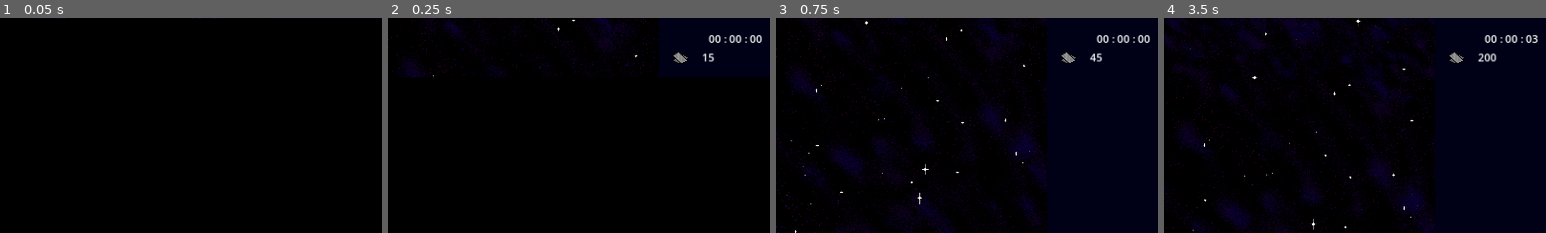
Above: before the commit, frames 1-4 (left to right).
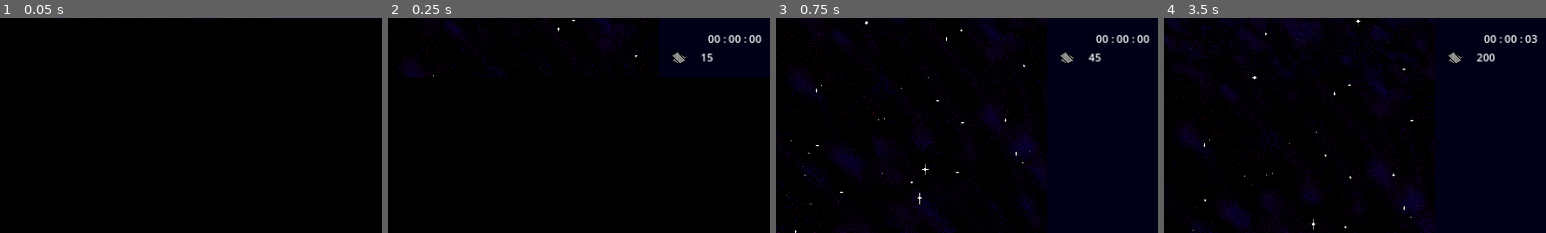
Above: after the commit, the same moments.

Repository: KHmamoune/Re-Invaded
Game: Godot game, scene res://Scenes/game.tscn
The game is run twice, just before and just after one commit, with the same random seed, the same clock (stepped at 60 frames per second) and the same inputs. This scene is started directly instead of the project's main scene.
Inputs (mouse positions are % of the whole screen's width and height, from its top left):
- Up to frame 1 (0.05 s): no input
- Up to frame 2 (0.25 s): no input
- Up to frame 3 (0.75 s): tap Enter at 0.5 s; drag from (10, 8) to (50, 91) at 0.52 s
- Up to frame 4 (3.5 s): drag from (21, 8) to (50, 91) at 1.27 s; move the mouse to (31, 8) at 2.02 s; hold Right (move_right) 2.03-2.75 s; tap Space (shuffle) at 2.1 s; click (31, 8) at 2.17 s; tap Z (shoot1) at 2.3 s; drag from (42, 8) to (10, 8) at 2.77 s
The pictures show only the part of the screen within x 44-94%, y 0-50%; the shares and areas given below are measured in that part.

Frame 1 is identical in both runs. In frame 2, 0.5% of the frame differs, in the area x 74-98%, y 8-21%; in frame 3, 0.5%; in frame 4, 0.6%.

Commit message:
added modifier (relics) class

Diff:
--- /dev/null
+++ b/Modifier.gd
@@ -0,0 +1,18 @@
+extends Control
+
+
+@onready var new_modifier: Modifiers.Modifier
+
+
+func show_details() -> void:
+	$DescriptionContainer.visible = true
+
+
+func hide_details() -> void:
+	$DescriptionContainer.visible = false
+
+
+func update(modifier: Modifiers.Modifier) -> void:
+	new_modifier = modifier
+	$TextureRect.texture = load(new_modifier.modifier_sprite)
+	$DescriptionContainer/Label.text = new_modifier.modifier_description
--- a/Scenes/game.gd
+++ b/Scenes/game.gd
@@ -7,6 +7,7 @@
 @onready var energy_label: Node = $PlayerUI/UI/MarginContainer/MarginContainer/VBoxContainer/Energy/Label
 @onready var health_label: Node = $PlayerUI/UI/MarginContainer/MarginContainer/VBoxContainer/HBoxContainer/HpValue
 @onready var deck_ui: Node = $PlayerUI/UI/MarginContainer/MarginContainer2/DeckUI
+@onready var modifier_ui: Node = $PlayerUI/UI/MarginContainer2/MarginContainer/VBoxContainer/Modifiers_ui
 @onready var flash_effect: Node = $Flash/FlashEffect
 
 @onready var victory_screen: PackedScene = preload("res://Scenes/victory_screen.tscn")
@@ -37,6 +38,9 @@
 			player.get_node("Sprite2D").texture = preload("res://Images/Characters/code_blue.png")
 			for card: Card.CardStats in gv.blue_cards:
 				gv.cards.append(card)
+			player.add_modifier(gv.blue_modifier1)
+			player.add_modifier(gv.blue_modifier2)
+			player.add_modifier(gv.blue_modifier3)
 		"orange":
 			player.get_node("Sprite2D").texture = preload("res://Images/Characters/code_orange.png")
 			for card: Card.CardStats in gv.orange_cards:
@@ -105,6 +109,7 @@
 	deck_ui.deck = player.deck
 	deck_ui.current_hand = player.current_hand
 	deck_ui.update_deck()
+	modifier_ui.update(player.modifiers)
 
 
 func _on_player_freeze() -> void:
@@ -195,7 +200,7 @@
 
 
 func _on_bought_card(card: Node, price: int) -> void:
-	if price < scrap_count:
+	if price <= scrap_count:
 		player.full_deck.append(card.new_card)
 		update_scrap(price, "decrement")
 		card.get_node("../").queue_free()
@@ -369,3 +374,6 @@
 	for en in get_tree().get_nodes_in_group("enemy"):
 		en.start()
 	player.state = state
+
+	for modifier: Modifiers.Modifier in player.modifiers["combat_start"]:
+		modifier.play(player)
--- /dev/null
+++ b/Scenes/modifier.tscn
@@ -0,0 +1,38 @@
+[gd_scene load_steps=4 format=3 uid="uid://dsolvcsh3ycok"]
+
+[ext_resource type="Script" path="res://Modifier.gd" id="1_emyy7"]
+[ext_resource type="Texture2D" uid="uid://chl5humsx53o1" path="res://Images/Icons/battle.png" id="2_k5a1t"]
+
+[sub_resource type="StyleBoxFlat" id="StyleBoxFlat_l1bd6"]
+bg_color = Color(0.6, 0.6, 0.6, 0.529412)
+
+[node name="Modifier" type="Control"]
+layout_mode = 3
+anchors_preset = 0
+pivot_offset = Vector2(20, 20)
+size_flags_horizontal = 4
+size_flags_vertical = 4
+script = ExtResource("1_emyy7")
+
+[node name="TextureRect" type="TextureRect" parent="."]
+layout_mode = 0
+offset_right = 40.0
+offset_bottom = 40.0
+texture = ExtResource("2_k5a1t")
+expand_mode = 1
+
+[node name="DescriptionContainer" type="PanelContainer" parent="."]
+visible = false
+layout_mode = 0
+offset_left = -227.0
+offset_top = 43.0
+offset_right = 43.0
+offset_bottom = 66.0
+theme_override_styles/panel = SubResource("StyleBoxFlat_l1bd6")
+
+[node name="Label" type="Label" parent="DescriptionContainer"]
+custom_minimum_size = Vector2(270, 0)
+layout_mode = 2
+size_flags_vertical = 0
+text = "Description"
+autowrap_mode = 2
--- /dev/null
+++ b/Scenes/modifiers_ui.gd
@@ -0,0 +1,12 @@
+extends Control
+
+
+func update(modifiers: Dictionary) -> void:
+	for child in $GridContainer.get_children():
+		$GridContainer.remove_child(child)
+
+	for key: String in modifiers.keys():
+		for modifier: Modifiers.Modifier in modifiers[key]:
+			var modifier_ui: Node = preload("res://Scenes/modifier.tscn").instantiate()
+			modifier_ui.update(modifier)
+			$GridContainer.add_child(modifier_ui)
--- /dev/null
+++ b/Scenes/modifiers_ui.tscn
@@ -0,0 +1,16 @@
+[gd_scene load_steps=2 format=3 uid="uid://vxlt0wbavuy"]
+
+[ext_resource type="Script" path="res://Scenes/modifiers_ui.gd" id="1_8cbas"]
+
+[node name="Modifiers_ui" type="Control"]
+layout_mode = 3
+anchors_preset = 0
+script = ExtResource("1_8cbas")
+
+[node name="GridContainer" type="GridContainer" parent="."]
+layout_mode = 0
+offset_right = 40.0
+offset_bottom = 40.0
+theme_override_constants/h_separation = 41
+theme_override_constants/v_separation = 41
+columns = 5
--- a/Scenes/player.gd
+++ b/Scenes/player.gd
@@ -21,8 +21,13 @@
 var energy_max: int = 5
 var afterimage: bool = false
 var gen_modifier: float = 1
+var hurt: bool = false
 var status_effects: Dictionary = {}
-var hurt: bool = false
+var modifiers: Dictionary = {
+	"shuffle": [],
+	"hurt": [],
+	"combat_start": []
+}
 
 
 @onready var sprite_width: float = $Sprite2D.texture.get_size().x
@@ -98,6 +103,9 @@
 
 
 func shoot(bullet: Node, seconds: float, sfx: AudioStream = Audio.sfx_shoot) -> void:
+	if is_dead:
+		return
+
 	bullet.set_collision_layer_value(3, true)
 
 	if status_effects.has("reinforce"):
@@ -110,7 +118,7 @@
 			bullet.z_index = -1
 		add_child(bullet)
 	else:
-		get_parent().add_child(bullet)
+		get_parent().call_deferred("add_child", bullet)
 
 	on_cooldown = true
 	%FireCooldownTimer.wait_time = seconds
@@ -128,6 +136,9 @@
 
 
 func lose_health() -> void:
+	for modifier: Modifiers.Modifier in modifiers["hurt"]:
+		modifier.play(self)
+
 	if hp > 0:
 		hp -= 1
 
@@ -163,7 +174,21 @@
 
 	current_hand[0] = deck.pop_front()
 	current_hand[1] = deck.pop_front()
+
+	for modifier: Modifiers.Modifier in modifiers["shuffle"]:
+		modifier.play(self)
+
 	emit_signal("update_ui")
+
+
+func add_modifier(modifier: Modifiers.Modifier) -> void:
+	match modifier.modifier_type:
+		Modifiers.Types.SHUFFLE:
+			modifiers["shuffle"].append(modifier)
+		Modifiers.Types.HURT:
+			modifiers["hurt"].append(modifier)
+		Modifiers.Types.COMBAT_START:
+			modifiers["combat_start"].append(modifier)
 
 
 func _on_dash_timer_timeout() -> void:
@@ -210,7 +235,6 @@
 
 
 func _on_area_entered(area: Node) -> void:
-	if "damage" in area:
-		hurt = true
-		lose_health()
-		area.queue_free()
+	hurt = true
+	lose_health()
+	area.queue_free()
--- a/Scenes/ui.tscn
+++ b/Scenes/ui.tscn
@@ -1,7 +1,8 @@
-[gd_scene load_steps=5 format=3 uid="uid://diup4akafq8u0"]
+[gd_scene load_steps=6 format=3 uid="uid://diup4akafq8u0"]
 
 [ext_resource type="Texture2D" uid="uid://dabodycr0op3p" path="res://Images/Icons/scrap.png" id="2_166by"]
 [ext_resource type="PackedScene" uid="uid://c83xbth1v5fgm" path="res://Scenes/deck_ui.tscn" id="2_xsdwi"]
+[ext_resource type="PackedScene" uid="uid://vxlt0wbavuy" path="res://Scenes/modifiers_ui.tscn" id="3_45blw"]
 
 [sub_resource type="StyleBoxFlat" id="StyleBoxFlat_h2jvd"]
 bg_color = Color(0.0911214, 0.0911215, 0.0911214, 1)
@@ -95,7 +96,7 @@
 
 [node name="MarginContainer" type="MarginContainer" parent="MarginContainer2"]
 layout_mode = 2
-theme_override_constants/margin_left = 20
+theme_override_constants/margin_left = 18
 theme_override_constants/margin_top = 20
 theme_override_constants/margin_right = 20
 theme_override_constants/margin_bottom = 20
@@ -121,3 +122,6 @@
 unique_name_in_owner = true
 layout_mode = 2
 text = "0"
+
+[node name="Modifiers_ui" parent="MarginContainer2/MarginContainer/VBoxContainer" instance=ExtResource("3_45blw")]
+layout_mode = 2
--- a/Scripts/Global_Variables.gd
+++ b/Scripts/Global_Variables.gd
@@ -159,6 +159,9 @@
 var violet_card3: Card.CardStats = Card.CardStats.new(1, "Charging Force", "res://Images/Other/charging_force_card.png", "summon", "summon a volley of raming turrets", Color.BLUE_VIOLET, [{"effect": violet_drone2}])
 
 var blue_cards: Array = [blue_card1, blue_card2, blue_card3]
+var blue_modifier1: Modifiers.Modifier = Modifiers.Modifier.new("res://Images/Other/charging_force_card.png", Modifiers.Types.SHUFFLE, 100, Callable(Modifiers.max_hp_on_shuffle), "increase max hp by 1 whenever you shuffle")
+var blue_modifier2: Modifiers.Modifier = Modifiers.Modifier.new("res://Images/Other/blast_store_card.png", Modifiers.Types.HURT, 100, Callable(Modifiers.return_fire), "fire bullets when you get hit")
+var blue_modifier3: Modifiers.Modifier = Modifiers.Modifier.new("res://Images/Other/flare_card.png", Modifiers.Types.COMBAT_START, 100, Callable(Modifiers.dramatic_entrence), "deal 10 damage to all enemies at the start of combat")
 var orange_cards: Array = [orange_card1, orange_card2, orange_card3]
 var red_cards: Array = [red_card1, red_card2, red_card3]
 var green_cards: Array = [green_card1, green_card2, green_card3, green_card4]
--- /dev/null
+++ b/Scripts/Modifiers.gd
@@ -0,0 +1,42 @@
+extends Node
+
+
+enum Types { SHUFFLE, HURT, COMBAT_START }
+
+
+class Modifier:
+	var modifier_sprite: String
+	var modifier_type: Types
+	var modifier_price: int
+	var modifier_effect: Callable
+	var modifier_description: String
+
+	func _init(ms: String, mt: Types, mp: int, me: Callable, md: String) -> void:
+		modifier_sprite = ms
+		modifier_type = mt
+		modifier_price = mp
+		modifier_effect = me
+		modifier_description = md
+
+	func play(pl: Node) -> void:
+		modifier_effect.call(pl)
+
+
+func max_hp_on_shuffle(pl: Node) -> void:
+	pl.max_hp += 1
+
+
+func return_fire(pl: Node) -> void:
+	var start_angle: int = randi_range(0, 9)
+	var arr: Array = [start_angle]
+
+	for i in range(1, 36):
+		arr.append(start_angle + (i * 10))
+
+	var attack: Card.AttackPattren = Card.AttackPattren.new(preload("res://Scenes/bullet.tscn"), 36, 1, arr, 0.2, 400, [Vector2.ZERO], 800, 1)
+	attack.play(pl)
+
+
+func dramatic_entrence(pl: Node) -> void:
+	for enemy: Node in  pl.get_tree().get_nodes_in_group("enemy"):
+		enemy.take_damage(10)
--- a/project.godot
+++ b/project.godot
@@ -22,6 +22,7 @@
 Card="*res://Scripts/Card.gd"
 Map="*res://Scripts/Map.gd"
 StatusEffects="*res://Scripts/Status_Effects.gd"
+Modifiers="*res://Scripts/Modifiers.gd"
 gv="*res://Scripts/Global_Variables.gd"
 
 [debug]
Binary file changed: Images/Characters/code_violet.png
Binary file changed: Images/Characters/code_yellow.png
Binary file changed: Images/Icons/code_violet_icon.png
Binary file changed: Images/Icons/code_yellow_icon.png
Not shown, removed: addons/godot_vim/command_line.gd
Not shown, removed: addons/godot_vim/commands/find.gd
Not shown, removed: addons/godot_vim/commands/goto.gd
Not shown, removed: addons/godot_vim/commands/marks.gd
Not shown, removed: addons/godot_vim/constants.gd
Not shown, removed: addons/godot_vim/cursor.gd
Not shown, removed: addons/godot_vim/dispatcher.gd
Binary file removed: addons/godot_vim/hack_regular.ttf
(and 4 more such lines)
